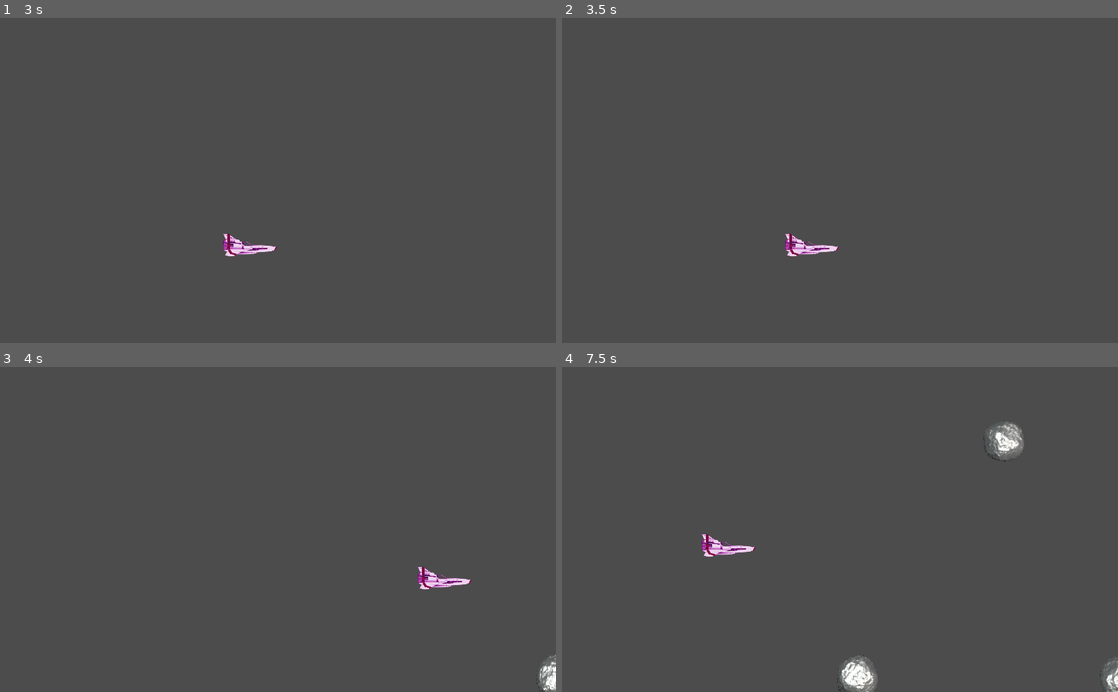
Above: before the commit, frames 1-4 (two rows, left to right).
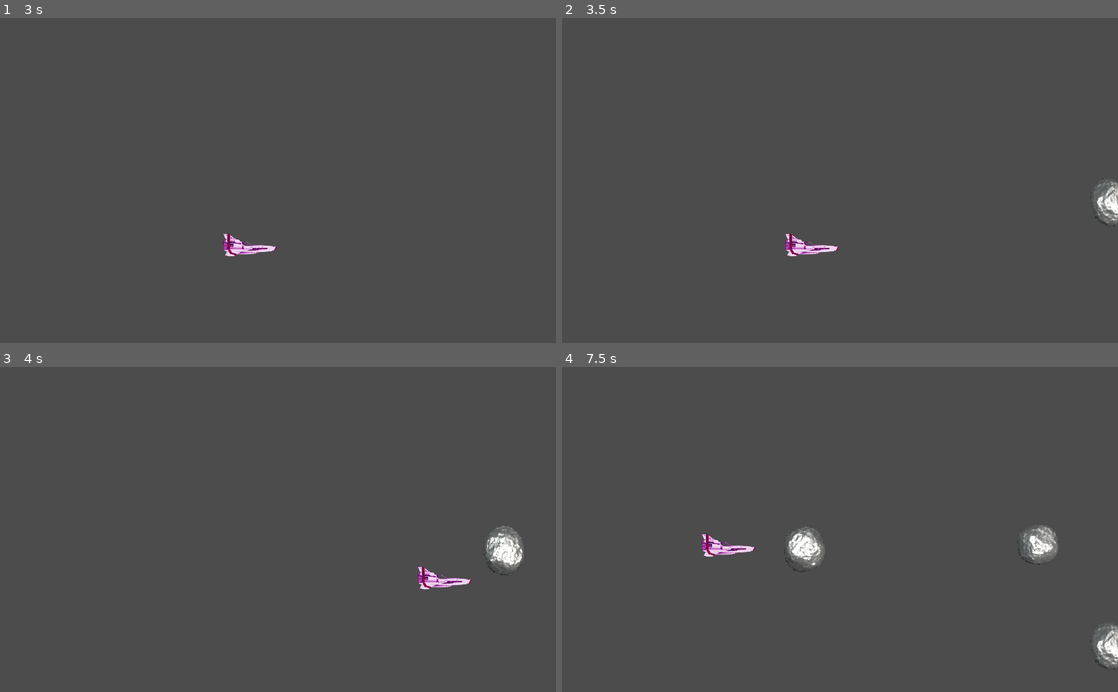
Above: after the commit, the same moments.

Repository: andreaszdw/test-godot
Game: Godot game, scene res://Main.tscn
Two runs of this game, one before a commit and one after it. Both use one fixed random seed, a clock stepped at 60 frames per second and the inputs below.
Inputs (mouse positions are in pixels of both pictures, inside the frame that each line leads up to):
- Up to frame 1 (3 s): tap Enter at 0.5, 2 s; move the mouse to (400, 164) at 0.52 s; tap Space at 1.25, 2.75 s; move the mouse to (166, 196) at 1.27 s; move the mouse to (333, 109) at 2.02 s; move the mouse to (250, 245) at 2.77 s
- Up to frame 2 (3.5 s): no input
- Up to frame 3 (4 s): move the mouse to (444, 578) at 3.52 s
- Up to frame 4 (7.5 s): tap F (fullscreen) at 4.15 s; move the mouse to (673, 480) at 4.27 s; move the mouse to (867, 529) at 5.02 s; move the mouse to (756, 448) at 5.77 s; move the mouse to (962, 513) at 6.52 s; move the mouse to (728, 545) at 7.27 s

Frame 1 is identical in both runs. In frame 2, 0.4% of the frame differs, in the area x 95-100%, y 49-65%; in frame 3, 0.9%; in frame 4, 2.7%, in the area x 40-100%, y 16-100%.

Commit message:
fullscreen

Diff:
--- a/sidefighter/Asteroid.gd
+++ b/sidefighter/Asteroid.gd
@@ -3,7 +3,5 @@
 func _ready():
 	$AnimatedSprite.playing = true
 
-
 func _on_VisibilityNotifier2D_screen_exited():
-	print("bye")
 	queue_free()
--- a/sidefighter/Main.gd
+++ b/sidefighter/Main.gd
@@ -10,7 +10,8 @@
 	new_game()
 
 func _process(delta):
-	pass
+	if Input.is_action_pressed("fullscreen"):
+		OS.set_window_fullscreen(!OS.window_fullscreen)
 
 func _input(event):
 	if event is InputEventMouseMotion:
--- a/sidefighter/Main.tscn
+++ b/sidefighter/Main.tscn
@@ -6,7 +6,7 @@
 
 [sub_resource type="Curve2D" id=1]
 _data = {
-"points": PoolVector2Array( 0, 0, 0, 0, 968, 64, 0, 0, 0, 0, 1208, 56, 0, 0, 0, 0, 1216, 576, 0, 0, 0, 0, 952, 576, 0, 0, 0, 0, 968, 64 )
+"points": PoolVector2Array( 0, 0, 0, 0, 1096, 56, 0, 0, 0, 0, 1272, 56, 0, 0, 0, 0, 1272, 520, 0, 0, 0, 0, 1096, 520, 0, 0, 0, 0, 1096, 56 )
 }
 
 [node name="Main" type="Node"]
@@ -25,8 +25,7 @@
 curve = SubResource( 1 )
 
 [node name="SpawnPathLocation" type="PathFollow2D" parent="SpawnPath"]
-position = Vector2( 968, 64 )
-rotation = -0.0333227
+position = Vector2( 1096, 56 )
 
 [connection signal="timeout" from="StartTimer" to="." method="_on_StartTimer_timeout"]
 [connection signal="timeout" from="AsteroidTimer" to="." method="_on_AsteroidTimer_timeout"]
--- a/sidefighter/Player.gd
+++ b/sidefighter/Player.gd
@@ -30,5 +30,4 @@
 
 
 func _on_Player_body_entered(body):
-	print("hit")
 	emit_signal("hit")
--- a/sidefighter/project.godot
+++ b/sidefighter/project.godot
@@ -28,7 +28,7 @@
 
 fullscreen={
 "deadzone": 0.5,
-"events": [ Object(InputEventKey,"resource_local_to_scene":false,"resource_name":"","device":0,"alt":false,"shift":false,"control":false,"meta":false,"command":false,"pressed":false,"scancode":0,"physical_scancode":70,"unicode":0,"echo":false,"script":null)
+"events": [ Object(InputEventKey,"resource_local_to_scene":false,"resource_name":"","device":0,"alt":false,"shift":false,"control":false,"meta":false,"command":false,"pressed":false,"scancode":70,"physical_scancode":0,"unicode":0,"echo":false,"script":null)
  ]
 }
 
